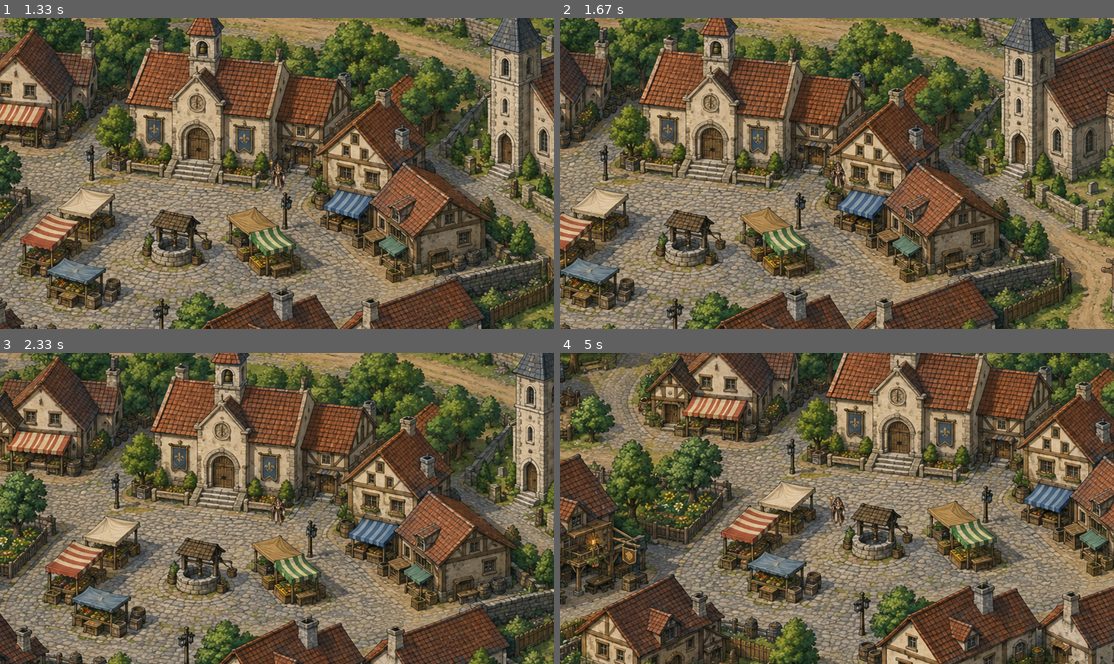
Above: before the commit, frames 1-4 (two rows, left to right).
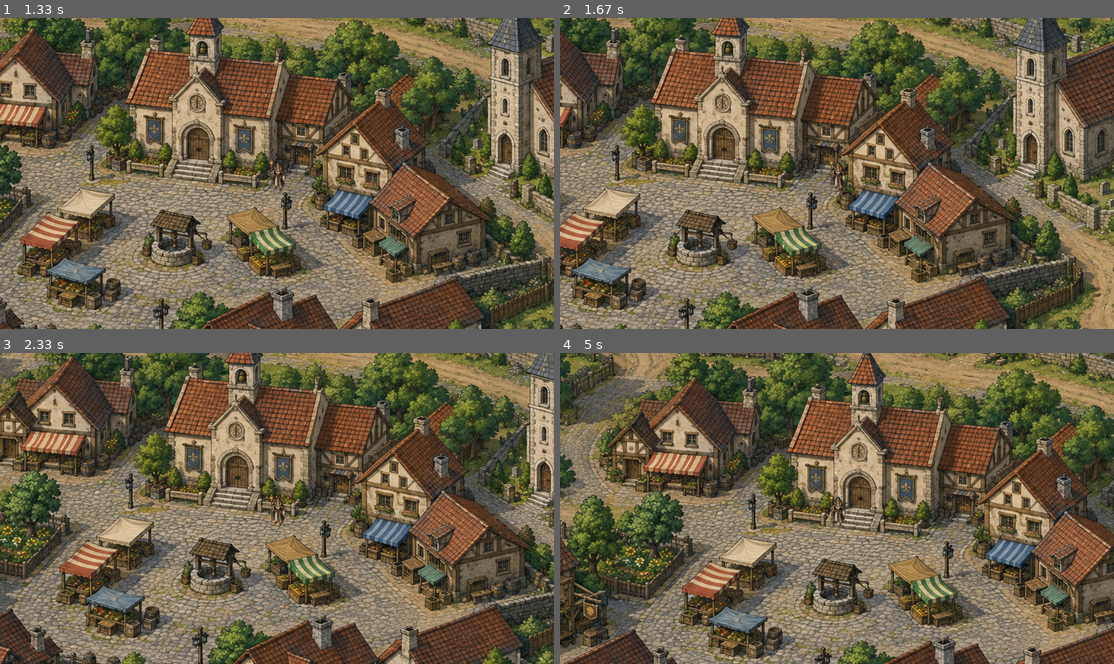
Above: after the commit, the same moments.

Repository: PonyPaPony/MyFirstGame
Game: pygame game, started from main.py
Same seed, same stepped clock (60 frames per second), same inputs: the game is played once before the commit and once after it.
Inputs:
- Up to frame 1 (1.33 s): hold D 0.33-0.8 s; hold W 0.88-1.18 s; hold D from 1.22 s (still down)
- Up to frame 2 (1.67 s): keep holding D
- Up to frame 3 (2.33 s): release D at 1.68 s; hold A 1.72-2.25 s; hold S from 2.28 s (still down)
- Up to frame 4 (5 s): release S at 2.58 s; hold A 2.62-3.02 s; hold W 3.05-3.42 s; hold D 3.45-4.08 s; hold S 4.12-4.48 s; hold A 4.52-4.98 s

Frame 1 is identical in both runs. In frame 2, 65% of the frame differs, in the area x 0-100%, y 0-100%; in frame 3, 68%; in frame 4, 84%.

Commit message:
Add new polygons and collision detection

Diff:
--- a/buildings.py
+++ b/buildings.py
@@ -76,3 +76,34 @@
         left, right, top, bottom = self.sides(self.exit)
         rect = pygame.Rect(left, top, right - left, bottom - top)
         return rect.colliderect(player.get_hitbox())
+
+
+class Obstacle:
+    def __init__(self, polygon):
+        self.polygon = polygon
+
+    def get_edges(self):
+        for i in range(len(self.polygon)):
+            yield self.polygon[i], self.polygon[(i + 1) % len(self.polygon)]
+
+    def collides_with(self, rect):
+        for start, end in self.get_edges():
+            if rect.clipline(start, end):
+                return True
+
+        return False
+
+    def get_polygon(self):
+        return self.polygon
+
+    @staticmethod
+    def _dist_sq_to_segment(point, a, b):
+        a, ab = pygame.Vector2(a), pygame.Vector2(b) - a
+        len_sq = ab.length_squared()
+        t = max(0, min(1, (point - a).dot(ab) / len_sq)) if len_sq else 0
+        return point.distance_squared_to(a + ab * t)
+
+    def collides_with_circle(self, center, radius):
+        center = pygame.Vector2(center)
+        return any(self._dist_sq_to_segment(center, a, b) <= radius ** 2
+                   for a, b in self.get_edges())
--- a/console.py
+++ b/console.py
@@ -3,6 +3,7 @@
 import random
 from enemy import Enemy
 from data.entity_templates import UNITS
+from data.locations_templates import BUILDINGS
 
 class Console:
     def __init__(self):
@@ -113,6 +114,13 @@
         }
         return stats.get(stat, stat)
 
+    @staticmethod
+    def get_position(target):
+        targets = {
+            'smith': BUILDINGS['undershift_blacksmith']['threshold']['player_pos']['exit']
+        }
+        return targets.get(target)
+
     #! NOTE: dev commands
 
     @Console.command("debug")
@@ -150,7 +158,7 @@
     @Console.command("show")
     def toggle_show(self):
         if self.debug.enabled:
-            self.debug.show = not self.debug.show
+            self.debug.show_polygon = not self.debug.show_polygon
         else:
             print("show can be toggled when debug is enabled")
 
@@ -200,9 +208,20 @@
         self.print_current_position(target)
 
     @Console.command("tp")
-    def teleport(self, x, y):
-        x, y = int(x), int(y)
-        self.units.player.position.update(x, y)
+    def teleport(self, target=None, x=None):
+        if target is None:
+            raise TypeError("Укажи цель или координаты")
+
+        if x is not None:
+            self.units.player.position.update(int(target), int(x))
+            return
+
+        position = self.get_position(target)
+
+        if position is None:
+            raise ValueError(f"Unknown teleport target: {target}")
+
+        self.units.player.position.update(position)
 
     @Console.command('killall')
     def  killall(self):
@@ -241,3 +260,8 @@
                 "hour", self.world_time.get_hour(),
                 "minute", self.world_time.get_minute()
             )
+
+    @Console.command("run")
+    def run(self):
+        self.teleport('smith')
+        self.toggle_debug('-f', '-s')
--- a/data/locations_templates.py
+++ b/data/locations_templates.py
@@ -7,7 +7,40 @@
         },
         'geometry': {
             'height': 1440,
-            'collision': (),
+            'collision': (
+                [(662, 449), (980, 482), (986, 514), (889, 616), (773, 585)], # Garden Nearby Tavern
+
+                [(1188, 560), (1036, 676), (1193, 734), (1152, 756), (1089, 755), (1029, 730), (1034, 678), (972, 657), (1117, 536)], # Market Place
+                [(1307, 591), (1277, 599), (1276, 629), (1339, 633), (1362, 616), (1367, 598)],
+
+                [(1442, 597), (1521, 681), (1554, 683), (1594, 674), (1613, 662), (1505, 561), (1441, 593)], # колодец
+
+                [(1527, 1351), (1597, 1242), (1727, 1251), (1953, 1281), (1993, 1314), (2306, 1221), (2498, 1143),
+                 (2559, 1118),
+                 (2559, 1439), (2052, 1429), (1852, 1351), (1702, 1310), (1664, 1408), (1528, 1355)],  # Right Down wall
+                [(2559, 937), (2399, 862), (2286, 766), (2335, 675), (2557, 611)],  # Right Top Zone
+
+                [(1386, 1313), (1339, 1290), (1299, 1314), (1229, 1292), (1233, 1215), (886, 1048), (1098, 886),
+                 (1190, 956), (1398, 1138), (1238, 1217)],
+                [(1095, 882), (1098, 834), (934, 796), (830, 768), (585, 867), (932, 1009)],
+
+                [(189, 1107), (291, 1032), (382, 971), (445, 941), (498, 914), (885, 1046), (712, 1257), (634, 1285),
+                 (428, 1166)],
+                [(7, 1069), (129, 1035), (390, 876), (0, 738)],
+
+                [(568, 0), (799, 73), (701, 145), (605, 232)],
+                [(917, 0), (1025, 53), (1200, 59), (1197, 0)],
+                [(1717, 17), (2191, 154), (2559, 326), (2559, 0)],
+
+                [(1300, 1314), (1024, 1439), (766, 1282), (719, 1257)],
+                [(762, 1286), (332, 1439), (0, 1340), (198, 1243), (90, 1191), (188, 1108)],
+                [(1661, 474), (1856, 414), (2171, 659), (1954, 695), (1816, 706), (1617, 520)],
+                [(185, 585), (0, 652), (0, 737), (19, 663)],
+                [(2041, 259), (1815, 181), (1735, 272), (1876, 330), (1941, 291)],
+                [(0, 247), (53, 246), (0, 0)],
+
+                [(1526, 1355), (1531, 1439), (1661, 1409)],
+            ),
             'exits': (),
             'position': (0, 0)
         },
@@ -23,7 +56,8 @@
         'buildings': [
             'undershift_blacksmith',
             'undershift_market',
-            'undershift_guild'
+            'undershift_guild',
+            'undershift_tavern',
         ],
         'tech_data': {
             'path': 'Images/temp_name/start_city.png'
@@ -42,13 +76,29 @@
             'height': 700,
             'position': (0, 0),
             'collision': [
-                (615, 377), (531, 380), (481, 382), (481, 350), (383, 350), (383, 381), (301, 391), (92, 402),
-                (60, 323), (52, 258), (54, 242), (194, 219), (198, 152), (235, 142), (264, 155), (267, 197), (389, 158),
-                (391, 114), (413, 109), (428, 120), (432, 139), (480, 118), (548, 150), (564, 190), (595, 201),
-                (608, 242), (584, 252), (592, 270), (629, 279), (642, 299), (655, 335), (623, 370)
-            ],
-            'interior_collision': [
-                []
+                (387, 343), (296, 391), (88, 402), (54, 242), (328, 189), (549, 151), (601, 230), (573, 253),
+                 (630, 284), (656, 326), (623, 373), (527, 382), (484, 348)
+            ],
+            'interior_collision': [
+                # ! NOTE: Location Enter
+                [(448, 699), (448, 492), (508, 491), (512, 640), (742, 639), (742, 511), (768, 511), (769, 699)],
+                [(92, 345), (160, 371), (183, 401), (313, 438), (354, 465), (407, 486), (448, 492), (448, 511),
+                 (1, 400), (0, 0), (95, 0)],
+                [(768, 511), (956, 468), (1177, 378), (1244, 332), (1244, 370), (807, 530)],
+                [(94, 160), (482, 51), (896, 46), (910, 132), (1244, 128), (1244, 0), (94, 0)],
+                [(301, 197), (307, 226), (335, 240), (360, 231), (361, 252), (403, 253), (403, 228), (412, 233),
+                 (432, 249), (488, 232), (496, 221)],
+                [(249, 198), (248, 224), (202, 228), (100, 237), (94, 159), (255, 137)],
+                [(96, 276), (284, 276), (289, 301), (92, 315)],
+                [(273, 358), (289, 375), (308, 387), (361, 389), (377, 396), (405, 386), (335, 331), (308, 316)],
+                [(952, 346), (1015, 325), (1047, 360), (990, 377)],
+                [(991, 249), (1060, 261), (1166, 329), (1182, 373)],
+                [(989, 249), (904, 295), (852, 253), (839, 243), (737, 206), (699, 186), (631, 174), (549, 171),
+                 (513, 209), (495, 218), (301, 193), (301, 131), (988, 162)],
+                [(585, 253), (598, 265), (617, 268), (640, 256), (648, 253), (656, 259), (674, 260), (686, 250),
+                 (593, 243)],
+                [(709, 277), (723, 274), (708, 268), (697, 273)],
+                [(94, 160), (255, 137), (301, 193)]
             ]
         },
         'threshold': {
@@ -61,7 +111,7 @@
             }
         },
         'exit': [
-            (511, 576), (512, 638), (728, 639), (727, 576), (512, 575)
+            (511, 576), (512, 638), (728, 639), (727, 576)
         ],
         'tech_data': {
             'path': 'Images/temp_name/blacksmith.png'
@@ -77,10 +127,8 @@
             'height': 700,
             'position': (0, 0),
             'collision': [
-                (917, 375), (861, 368), (868, 346), (803, 338), (799, 265), (846, 220), (867, 191), (876, 164),
-                (935, 164),(992, 110), (1047, 159), (1104, 167), (1105, 143), (1118, 135), (1123, 114), (1133, 113),
-                (1137, 138), (1133, 178), (1147, 192), (1146, 253), (1120, 319), (1095, 343), (1075, 367), (1054, 367),
-                (1044, 381), (1015, 380), (970, 378), (974, 362), (927, 355), (918, 374)
+                (917, 373), (802, 342), (797, 268), (870, 188), (871, 163), (1135, 171), (1145, 273), (1108, 324),
+                (1069, 369), (1053, 366), (1038, 384), (1007, 383), (971, 379), (975, 362), (929, 350)
             ],
             'interior_collision': [
                 []
@@ -112,11 +160,9 @@
             'height': 700,
             'position': (0, 0),
             'collision': [
-                (1313, 455), (1212, 438), (1179, 430), (1168, 421), (1222, 382), (1220, 285), (1264, 154), (1280, 126),
-                (1296, 132), (1299, 160), (1358, 167), (1358, 122), (1391, 43), (1435, 101), (1433, 175), (1556, 186),
-                (1560, 163), (1568, 160), (1571, 186), (1593, 209), (1696, 228), (1723, 214), (1732, 262), (1727, 304),
-                (1667, 361), (1663, 421), (1652, 444), (1634, 446), (1562, 431), (1514, 472), (1400, 462), (1417, 424),
-                (1328, 409), (1311, 450)
+                (1309, 451), (1164, 414), (1343, 170), (1570, 192), (1596, 217), (1693, 230), (1734, 271), (1727, 308),
+                (1663, 366), (1665, 423), (1625, 445), (1562, 426), (1516, 470), (1416, 464), (1403, 461), (1417, 423),
+                (1330, 406)
             ],
             'interior_collision': [
                 []
@@ -137,17 +183,92 @@
         'tech_data': {
             'path': 'Images/temp_name/blacksmith.png'
         }
+    },
+    "undershift_tavern": {
+        'identity': {
+            'type': 'building',
+            'name': 'Undershift Tavern',
+            'description': """"""
+        },
+        'geometry': {
+            'height': 700,
+            'position': (0, 0),
+            'collision': [
+                (482, 766), (736, 658), (509, 449), (325, 526), (241, 504), (186, 583), (187, 697), (361, 784),
+                (371, 811), (397, 811), (417, 813), (444, 801), (437, 779), (475, 762)
+            ],
+            'interior_collision': [
+                []
+            ]
+        },
+        'threshold': {
+            'area': [
+                (439, 780), (451, 800), (492, 781), (476, 764),
+            ],
+            'player_pos': {
+                'enter': (1, 1),
+                'exit': (1, 1)
+            }
+        },
+        'exit': [
+            (0, 0), (1, 1)
+        ],
+        'tech_data': {
+            'path': 'Images/temp_name/blacksmith.png'
+        }
     }
 }
 
 
-TEMPORARY = {
+EXAMPLE = {
     'build_name': {
-        'tavern': [
-            (482, 767), (494, 779), (539, 774), (571, 774), (610, 756), (648, 737), (676, 735), (697, 733), (720, 720),
-            (735, 705), (756, 690), (791, 680), (788, 605), (728, 537), (637, 417), (498, 480), (495, 450), (485, 443),
-            (488, 416), (466, 419), (451, 451), (452, 491), (327, 548), (264, 622), (274, 753), (364, 789), (368, 805),
-            (385, 812), (399, 807), (417, 813), (435, 810), (445, 797), (437, 775), (474, 761)
-        ]
+        "undershift_name": {
+            'identity': {
+                'type': 'building',
+                'name': 'Undershift Name',
+                'description': """"""
+            },
+            'geometry': {
+                'height': 700,
+                'position': (0, 0),
+                'collision': [
+                ],
+                'interior_collision': [
+                    []
+                ]
+            },
+            'threshold': {
+                'area': [
+                    (1, 1), (0, 0)
+                ],
+                'player_pos': {
+                    'enter': (1, 1),
+                    'exit': (1, 1)
+                }
+            },
+            'exit': [
+                (0, 0), (1, 1)
+            ],
+            'tech_data': {
+                'path': 'Images/temp_name/blacksmith.png'
+            }
+        }
     }
 }
+TEMPORARY = [
+    [(2210, 1099), (2178, 1112), (2202, 1154), (2251, 1139), (2352, 1073), (2377, 1059), (2435, 1062),
+     (2464, 1048),
+     (2434, 1020), (2457, 991), (2297, 896), (2184, 904), (2024, 809), (2055, 760), (2173, 703),
+     (2205, 673), (2178, 638),
+     (1926, 698), (1686, 787), (1537, 800), (1409, 808), (1293, 822), (1287, 831), (1286, 893), (1326, 910),
+     (1360, 948),
+     (1402, 961), (1404, 990), (1452, 1015), (1486, 1008), (1551, 1017), (1582, 1045), (1681, 1131),
+     (1777, 1159),
+     (1879, 1181), (1929, 1184), (2008, 1211), (2036, 1191), (2034, 1178), (2097, 1169), (2038, 1124)],
+    # FARM
+[(2052, 406), (2009, 447), (1933, 390), (2041, 260), (2227, 172), (2559, 324), (2551, 425), (2547, 465), (2362, 568), (2232, 571), (2124, 514), (2096, 496), (2117, 429), (2056, 407)], # Crunch
+]
+
+AREAS = [
+[(2063, 419), (2045, 437), (2086, 460), (2104, 439), (2067, 416)] # CRUNCH
+]
--- a/debug.py
+++ b/debug.py
@@ -1,5 +1,6 @@
 import pygame
 import config
+from buildings import Building
 
 
 class DebugRenderer:
@@ -200,8 +201,9 @@
             return
 
         for obj in objects:
-            if arg == 'threshold' and obj.is_interior_obstacle:
-                continue
+            if arg == 'threshold':
+                if not isinstance(obj, Building) or obj.is_interior_obstacle:
+                    continue
 
             points = []
             func = obj.get_polygon if arg == 'polygon' else obj.get_threshold
--- a/entity.py
+++ b/entity.py
@@ -3,6 +3,7 @@
 from combat import Combat
 from data.entity_templates import UNITS, ATTACK_RANGE, STATE, LIMITS
 from foo_name import resize_image
+from buildings import Obstacle
 
 
 class Entity:
@@ -43,6 +44,11 @@
             round(width * self.hitbox['w']),
             round(height * self.hitbox['h'])
         )
+
+    def get_collision_circle(self, pos=None):
+        hitbox = self.get_hitbox(pos)
+        return pygame.Vector2(hitbox.center), 5
+
     def draw(self, screen):
         screen.blit(self.image, self.position)
 
@@ -64,30 +70,43 @@
         if self.attack_timer > 0:
             self.attack_timer = max(0, self.attack_timer - dt)
 
-    #! NOTE: Я думаю что мув в идеале вынести в отдельный класс в этом же файле но пока в раздумьях
+    #- TODO(core): Improve circle collision sliding along angled walls
+    def collision_with_obstacle(self, candidate, obstacle):
+        if isinstance(obstacle, Obstacle):
+            center, radius = self.get_collision_circle(candidate)
+            return obstacle.collides_with_circle(center, radius)
+
+        return False
+
+    @staticmethod
+    def collision_with_entity(current, future, obstacle):
+        other = obstacle.get_hitbox()
+
+        current_lap = current.clip(other)
+        future_lab = future.clip(other)
+
+        current_area = (current_lap.width * current_lap.height)
+        future_area = (future_lab.width * future_lab.height)
+
+        if future_area >= current_area:
+            return True
+        return False
+
     def can_move(self, candidate, obstacles):
         current = self.get_hitbox()
         future = self.get_hitbox(candidate)
 
         for obstacle in obstacles:
+            if isinstance(obstacle, Obstacle):
+                if self.collision_with_obstacle(candidate, obstacle):
+                    return False
+                continue
+
             if not obstacle.collides_with(future):
                 continue
 
             if isinstance(obstacle, Entity):
-                other = obstacle.get_hitbox()
-
-                current_lap = current.clip(other)
-                future_lab = future.clip(other)
-
-                current_area = (
-                    current_lap.width * current_lap.height
-                )
-
-                future_area = (
-                    future_lab.width * future_lab.height
-                )
-
-                if future_area >= current_area:
+                if self.collision_with_entity(current, future, obstacle):
                     return False
             else:
                 return False
--- a/world_spawn.py
+++ b/world_spawn.py
@@ -1,7 +1,7 @@
 import config
 from entity import Spawner
 from locations import Location
-from buildings import Building
+from buildings import Building, Obstacle
 from combat import Combat
 from data.locations_templates import LOCATIONS, BUILDINGS
 
@@ -45,10 +45,22 @@
         return None
 
     def get_objects(self, loc):
-        return [self.load_building(name) for name in LOCATIONS[loc]['buildings']]
+        objects = [
+            self.load_building(name)
+            for name in LOCATIONS[loc]['buildings']
+        ]
 
-    def get_interior(self, target):
-        return [Building(target.id, polygon=points) for points in target.data['geometry']['interior_collision']]
+        for polygon in LOCATIONS[loc]['geometry']['collision']:
+            objects.append(Obstacle(polygon))
+
+        return objects
+
+    @staticmethod
+    def get_interior(target):
+        return [
+            Obstacle(points)
+            for points in target.data['geometry']['interior_collision']
+        ]
 
 
     #! NOTE: Entity Приколы
